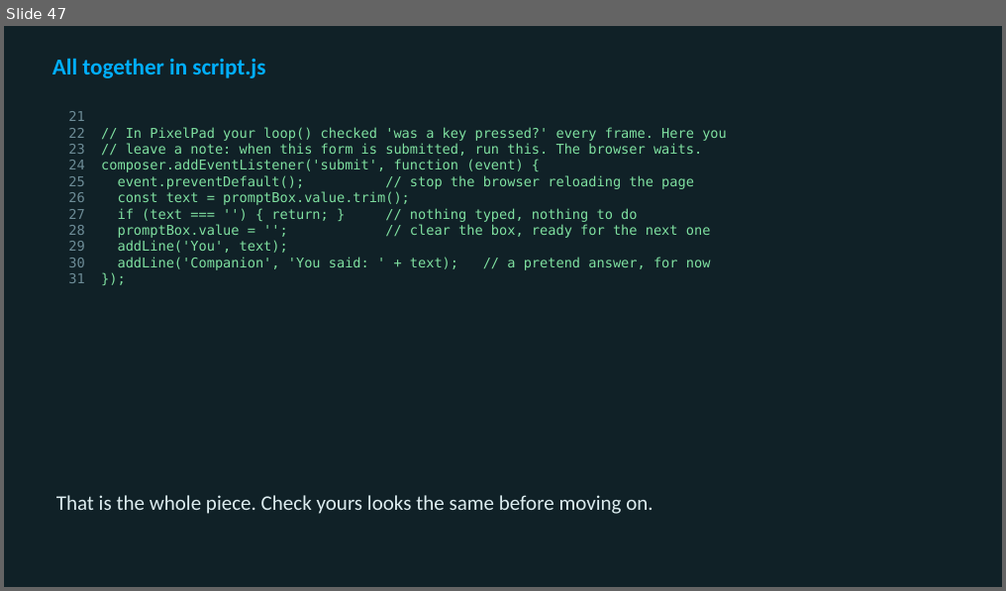
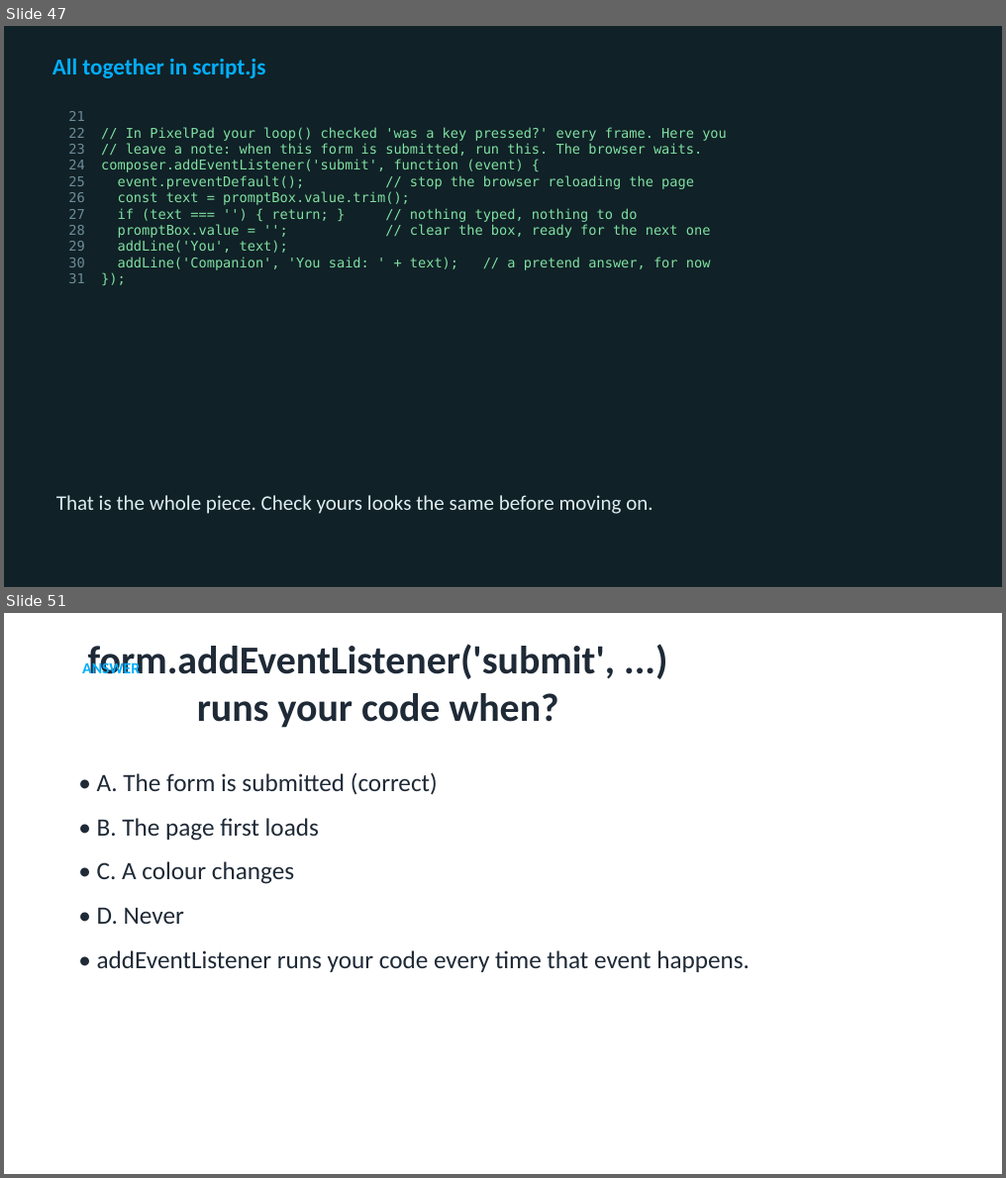
Before and after one commit to utgapps/utgapps.github.io, a slide deck: ai101/slides/week-02.pptx. Shown one above the other, each under a label of ours: slide 47 before the commit, slides 47 and 51 after it; the slides between them are not shown. The pictures are 1006x591 and 1006x1178 pixels, drawn with LibreOffice and Linux fonts; fonts in the diff are those of the drawing. Boxes give left, top, right and bottom in pixels: in the first picture for what was removed or moved away, otherwise in the second. Text is boxed around its words. In the diff, an @@ line names an element or a change of style, - is before the commit and + after.

```diff
--- a/ai101/slides/week-02.pptx
+++ b/ai101/slides/week-02.pptx
@@ slide 51 added at (x1=4, y1=613, x2=1002, y2=1174), background #FFFFFF @@
@@ text added at (x1=82, y1=660, x2=140, y2=677), 15 pt, text #01AEFD, bold @@
+ANSWER
@@ title added at (x1=88, y1=644, x2=615, y2=728), 38 pt, text #1F2A37, bold @@
+form.addEventListener('submit', ...) runs your code when?
@@ text added at (x1=97, y1=772, x2=749, y2=972), 24 pt, text #1F2A37 @@
+• A. The form is submitted (correct)
+• B. The page first loads
+• C. A colour changes
+• D. Never
+• addEventListener runs your code every time that event happens.
```
Also in this commit, not shown: 7 other slides added, 32 other files.
